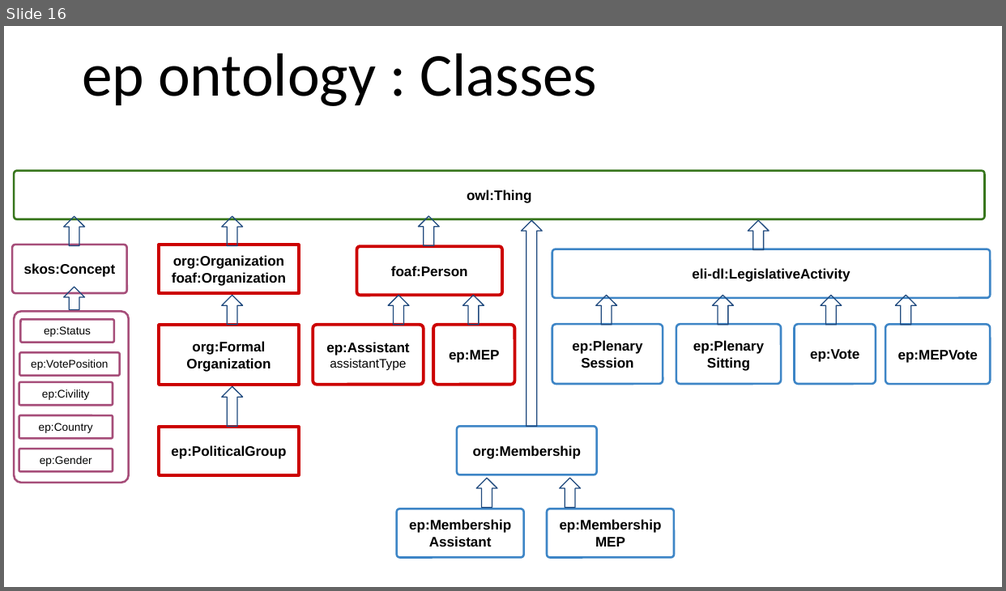
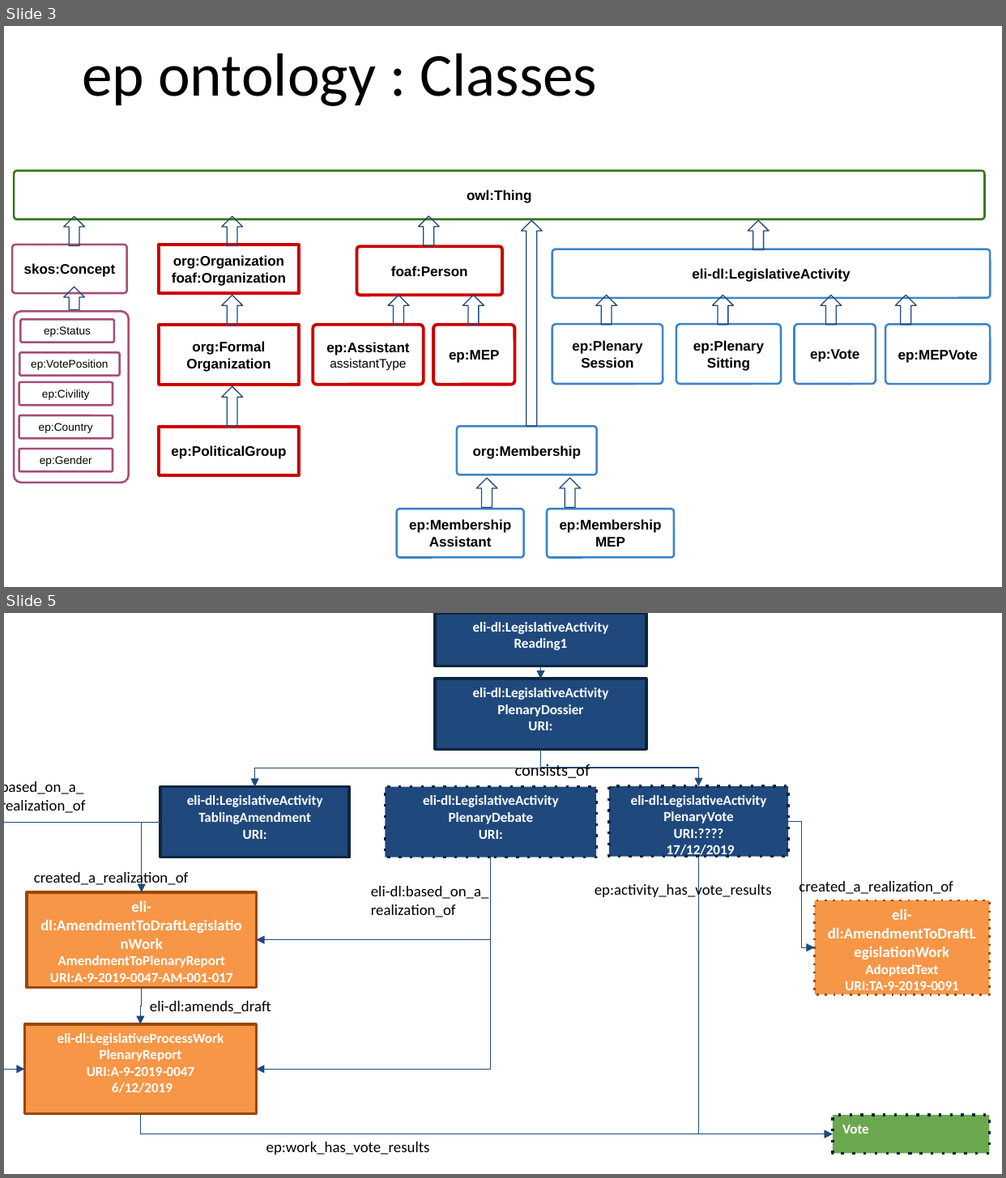
Before and after one commit to sparna-git/ep-graph-poc, a slide deck: 06-Dataset6_eli-dl-ap-ep/02-Specifications/eli-dl-ap-ep/eli-dl-ap-ep-diagrams-spreadsheet/eli-dl-ap-ep-diagrams.pptx. Shown one above the other, each under a label of ours: slide 16 before the commit, slides 3 and 5 after it; the slides between them are not shown. The pictures are 1006x591 and 1006x1178 pixels, drawn with LibreOffice and Linux fonts; fonts in the diff are those of the drawing. Boxes give left, top, right and bottom in pixels: in the first picture for what was removed or moved away, otherwise in the second. Text is boxed around its words. In the diff, an @@ line names an element or a change of style, - is before the commit and + after.

```diff
--- a/06-Dataset6_eli-dl-ap-ep/02-Specifications/eli-dl-ap-ep/eli-dl-ap-ep-diagrams-spreadsheet/eli-dl-ap-ep-diagrams.pptx
+++ b/06-Dataset6_eli-dl-ap-ep/02-Specifications/eli-dl-ap-ep/eli-dl-ap-ep-diagrams-spreadsheet/eli-dl-ap-ep-diagrams.pptx
@@ slide 5 added at box(4, 613, 1002, 1174), background #FFFFFF @@
@@ rectangle added at box(435, 613, 646, 666), fill #1F497D, outline #0F243E 2 pt, 10 pt, text #FFFFFF, bold @@
+eli-dl:LegislativeActivity
+Reading1
@@ rectangle added at box(435, 679, 646, 750), fill #1F497D, outline #0F243E 2 pt, 10 pt, text #FFFFFF, bold @@
+eli-dl:LegislativeActivity
+PlenaryDossier
+URI:
@@ elbow arrow added from (541, 666) to (541, 679), #1F497D 0.75 pt @@
@@ elbow arrow added from (541, 750) to (254, 786), #1F497D 0.75 pt @@
@@ elbow arrow added from (541, 750) to (698, 786), #1F497D 0.75 pt @@
@@ text added at box(4, 781, 86, 813), 11 pt, text #000000 @@
+based_on_a_
+realization_of
@@ text added at box(515, 762, 590, 778), 12 pt, text #000000 @@
+consists_of
@@ rectangle added at box(160, 786, 349, 858), fill #1F497D, outline #0F243E 2 pt, 10 pt, text #FFFFFF, bold @@
+eli-dl:LegislativeActivity
+TablingAmendment
+URI:
@@ rectangle added at box(386, 786, 597, 858), fill #1F497D, outline #0F243E 2 pt dashed, 10 pt, text #FFFFFF, bold @@
+eli-dl:LegislativeActivity
+PlenaryDebate
+URI:
@@ rectangle added at box(609, 786, 788, 857), fill #1F497D, outline #0F243E 2 pt dashed, 10 pt, text #FFFFFF, bold @@
+eli-dl:LegislativeActivity
+PlenaryVote
+URI:????
+17/12/2019
@@ elbow arrow added from (160, 823) to (25, 1069), #1F497D 0.75 pt @@
@@ elbow arrow added from (160, 823) to (142, 892), #1F497D 0.75 pt @@
@@ elbow arrow added from (788, 821) to (814, 948), #1F497D 0.75 pt @@
@@ text added at box(34, 871, 189, 888), 11 pt, text #000000 @@
+created_a_realization_of
@@ elbow arrow added from (491, 858) to (257, 940), #1F497D 0.75 pt @@
@@ elbow arrow added from (491, 858) to (257, 1069), #1F497D 0.75 pt @@
@@ elbow arrow added from (698, 857) to (833, 1135), #1F497D 0.75 pt @@
@@ text added at box(799, 879, 953, 896), 11 pt, text #000000 @@
+created_a_realization_of
@@ rectangle added at box(27, 892, 257, 987), fill #F79646, outline #974806 2 pt, 10 pt, text #FFFFFF, bold @@
+eli-dl:AmendmentToDraftLegislationWork
+AmendmentToPlenaryReport
+URI:A-9-2019-0047-AM-001-017
+11/12/2019
@@ text added at box(371, 886, 489, 918), 11 pt, text #000000 @@
+eli-dl:based_on_a_
+realization_of
@@ text added at box(594, 883, 772, 900), 11 pt, text #000000 @@
+ep:activity_has_vote_results
@@ rectangle added at box(814, 901, 989, 995), fill #F79646, outline #974806 1.5 pt dashed, 10 pt, text #FFFFFF, bold @@
+eli-dl:AmendmentToDraftLegislationWork
+AdoptedText
+URI:TA-9-2019-0091
+17/12/2019
@@ elbow arrow added from (142, 987) to (141, 1024), #1F497D 0.75 pt @@
@@ text added at box(150, 1001, 271, 1014), 11 pt, text #000000 @@
+eli-dl:amends_draft
@@ rectangle added at box(25, 1024, 257, 1114), fill #F79646, outline #974806 2 pt, 10 pt, text #FFFFFF, bold @@
+eli-dl:LegislativeProcessWork
+PlenaryReport
+URI:A-9-2019-0047
+6/12/2019
@@ elbow arrow added from (141, 1114) to (833, 1135), #1F497D 0.75 pt @@
@@ rectangle added at box(833, 1115, 989, 1154), fill #6AA84F, outline #0F243E 2 pt dashed, 10 pt, text #FFFFFF, bold @@
+Vote
@@ text added at box(266, 1142, 430, 1155), 11 pt, text #000000 @@
+ep:work_has_vote_results
@@ what was slide 16 is now slide 3 @@
```
Also in this commit, not shown: 4 slides changed, 6 other slides added, 1 slide removed, 15 other files.
